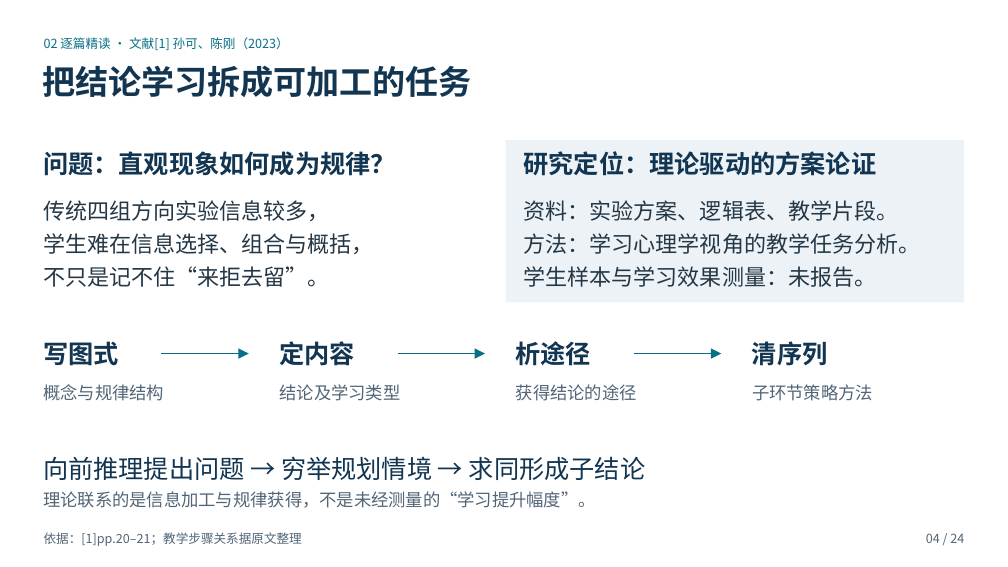
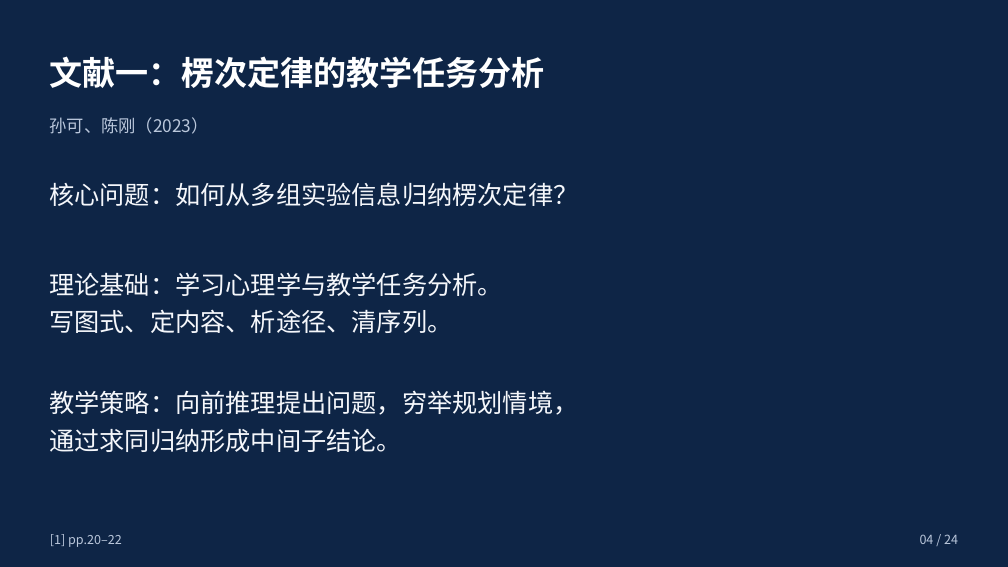
Before and after one commit to c1742/ppt-master, a slide deck: slide 4 of outputs/基础物理专题研究_四篇文献精读汇报.pptx. Drawn at 1008x567 pixels with LibreOffice and Linux fonts; fonts in the diff are those of the drawing. Boxes give left, top, right and bottom in pixels: in the first picture for what was removed or moved away, otherwise in the second. Text is boxed around its words. In the diff, an @@ line names an element or a change of style, - is before the commit and + after.

Commit message:
按反馈改为深蓝简洁文字版并加入原文截图

```diff
--- a/outputs/基础物理专题研究_四篇文献精读汇报.pptx
+++ b/outputs/基础物理专题研究_四篇文献精读汇报.pptx
@@ background #FFFFFF to #0E2546 @@
@@ text at (49,56,544,88): text changed; size 12 to 31.5 pt; text colour #076F87 to #FFFFFF; bold on @@
-02 逐篇精读 · 文献[1] 孙可、陈刚（2023）
+文献一：楞次定律的教学任务分析
@@ text at (50,117,209,134): text changed; size 31.5 to 16.5 pt; text colour #123552 to #BAC7DB; bold off @@
-把结论学习拆成可加工的任务
+孙可、陈刚（2023）
@@ rectangle removed at (506,140,964,302) @@
@@ text removed at (523,151,876,176) @@
-研究定位：理论驱动的方案论证
@@ text at (49,182,578,206): text changed; text colour #123552 to #F5F7FB; bold off @@
-问题：直观现象如何成为规律？
+核心问题：如何从多组实验信息归纳楞次定律？
@@ text removed at (524,200,921,287) @@
-资料：实验方案、逻辑表、教学片段。
-方法：学习心理学视角的教学任务分析。
-学生样本与学习效果测量：未报告。
@@ text at (49,273,503,333): text changed; size 21 to 24 pt; text colour #243746 to #F5F7FB @@
-传统四组方向实验信息较多，
-学生难在信息选择、组合与概括，
-不只是记不住“来拒去留”。
+理论基础：学习心理学与教学任务分析。
+写图式、定内容、析途径、清序列。
@@ group removed at (43,341,873,401): 8 texts, 3 arrows @@
-写图式
-定内容
-析途径
-清序列
-概念与规律结构
-结论及学习类型
-获得结论的途径
-子环节策略方法
@@ text at (49,390,578,452): text changed; text colour #123552 to #F5F7FB @@
-向前推理提出问题 → 穷举规划情境 → 求同形成子结论
+教学策略：向前推理提出问题，穷举规划情境，
+通过求同归纳形成中间子结论。
@@ text removed at (43,491,595,508) @@
-理论联系的是信息加工与规律获得，不是未经测量的“学习提升幅度”。
@@ text removed at (44,532,302,546) @@
-依据：[1]pp.20–21；教学步骤关系据原文整理
@@ text added at (50,534,122,547), 12 pt, text #BAC7DB @@
+[1] pp.20–22
@@ text "04 / 24" at (920,534,958,544): text colour #526577 to #BAC7DB @@
```
Also in this commit, not shown: 18 other slides changed, 5 slides added, 5 slides removed, 2 other files.
